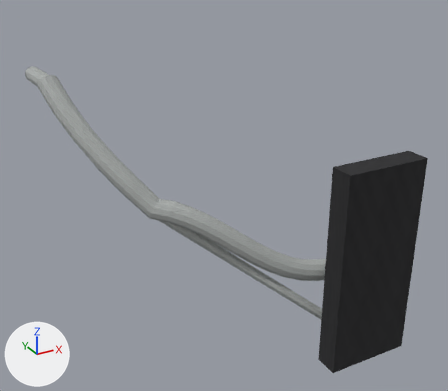
What one commit did to the OBJ model src/main/resources/assets/realgrid/models/block/pole_light_mount/arm_1_left.obj.
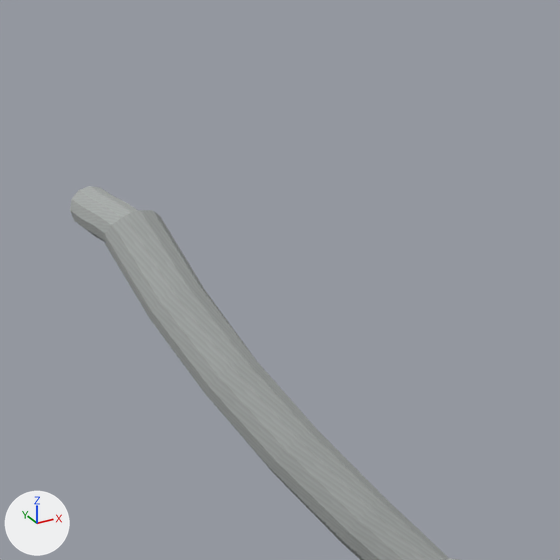
Old and new are each drawn whole from a camera (50 mm lens) standing at (-1.07, -2.582, 1.761) and looking at (0.104, -0.447, 0.693) and again close up on the part from 0% to 45% of the width and 0% to 51% of the height. Arrows for +X, +Y and +Z are at lower left; the lights stay in place. The older version's two pictures come first. Where no turn or scale is listed for an object, it has been applied to the vertices. Vertices at exactly the same position are counted once.

The older version as bpy lines, for what is in view:
```python
me_pole_light_mount_1_left = bpy.data.meshes.new('pole_light_mount_1_left')
me_pole_light_mount_1_left.from_pydata(...)  # 312 vertices, 285 faces; spans x -0.534..0.688, y -1.0..0.189, z 0.063..1.19
# faces by material slot: [24, 261]
me_pole_light_mount_1_left.materials.append(mat_clamp)  # picture img_pole_light_mount_clamp
me_pole_light_mount_1_left.materials.append(mat_metal)  # picture img_pole_light_mount_metal
ob_pole_light_mount_1_left = bpy.data.objects.new('pole_light_mount_1_left', me_pole_light_mount_1_left)
ob_pole_light_mount_1_left.location = (0.0, 0.0, 0.0)
```
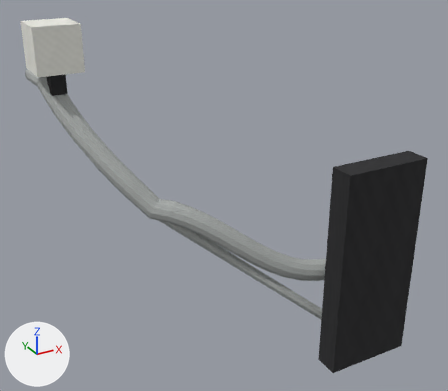
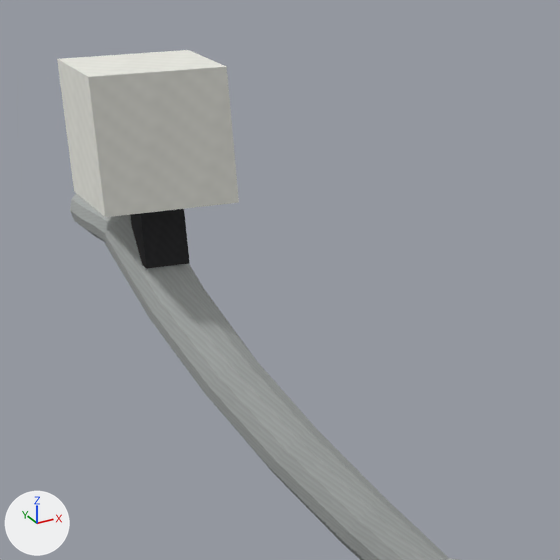
Where the change shows, as pixel boxes [x1, y1, x2, y2] in the close-ups (560 x 560 px):
'pole_light_mount_1_left', reshaped: before [70, 186, 458, 560]; after [57, 50, 458, 560]
part 1 of me_pole_light_mount_1_left, added: after [130, 209, 190, 269]
part 2 of me_pole_light_mount_1_left, added: after [57, 50, 239, 217]

Edits to the bpy script that builds the scene:
```text
Add img_pole_light_mount_porcelain:
    img_pole_light_mount_porcelain = load_image('pole_light_mount_porcelain', '../../../textures/blocks/pole_light_mount_porcelain.png', 16, 16, 'sRGB')
Add mat_porcelain:
    mat_porcelain = principled_material('porcelain')
    mat_porcelain.texture = img_pole_light_mount_porcelain
    mat_porcelain.roughness = 1.0
Change me_pole_light_mount_1_left:
    used by ob_pole_light_mount_1_left; location = (0.0, 0.0, 0.0)
    remove me_pole_light_mount_1_left.from_pydata(...)  # 312 vertices, 285 faces; spans x -0.534..0.688, y -1.0..0.189, z 0.063..1.19
    add me_pole_light_mount_1_left.from_pydata(...)  # 328 vertices, 297 faces; spans x -0.556..0.688, y -1.0..0.189, z 0.063..1.405
    me_pole_light_mount_1_left part 1: a new loose piece, a box spanning x -0.493..-0.431, y -0.1..-0.037, z 1.124..1.218, in mat_clamp (picture img_pole_light_mount_clamp)
    me_pole_light_mount_1_left part 2: a new loose piece, a box spanning x -0.556..-0.368, y -0.162..0.025, z 1.218..1.405, in mat_porcelain (picture img_pole_light_mount_porcelain)
    add me_pole_light_mount_1_left.materials.append(mat_porcelain)  # picture img_pole_light_mount_porcelain
```
